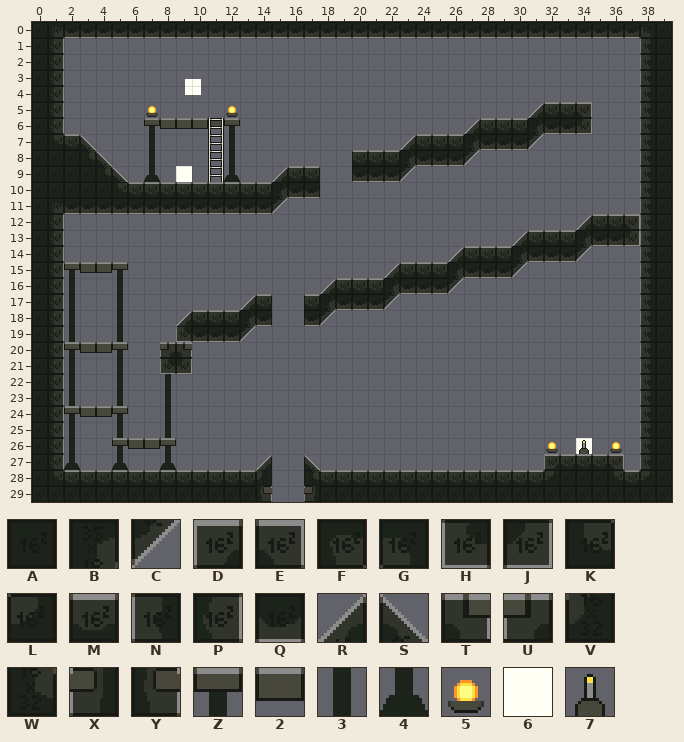
Tiled map, stored at assets/levels/test.tmx. Above, as it was before the edit.
Cells are 16x16 px. Shown: x 0..39, y 0..29.
Key: from "prototype-basic-tiles": A 0, B 3, C 7, D 8, E 9, F 10, G 11, H 12, J 13, K 14, L 15, M 16, N 18, P 19, Q 20, R 24, S 25, T 26, U 27, V 28, W 29, X 30, Y 31, Z 35, 2 37, 3 38, 4 39; from "prototype-interactive-elements": 5 1, 6 4, 7 13.
_ is an empty cell, # one hidden under a higher layer.
Objects are placed by their top-left corner, in cells (3,4 is the top-left corner of cell 3,4); size is 1x1 cell unless given.
Layer "background" before, first column x 0:
 8 _______3____3____
 9 _______4____4____
10 _#_______________
11 _________________
12 _________________
13 _________________
14 _________________
15 _________________
16 __3__3___________
17 __3__3___________
18 __3__3___________
19 __3__3___________
20 _________________
21 __3__3___________
Layer "collision" before, first column x 0:
 0 AFQQQQQQQQQQQQQQQQQQQQQQQQQQQQQQQQQQQQGA
 1 AP____________________________________NA
 2 AP____________________________________NA
 3 AP____________________________________NA
 4 AP____________________________________NA
 5 AP_____________________________RMME___NA
 6 AP_____Z2222Z______________RMMMBQQJ___NA
 7 AKMS___________________RMMMBQQQC______NA
 8 AAAWS_______________MMMBQQQC__________NA
 9 AAAAWS_________RMM__QQQC______________NA
10 AAAAAKMMMMMMMMMBQQ____________________NA
11 AFQQQQQQQQQQQQQC______________________NA
12 AP________________________________RMMENA
13 AP____________________________RMMMBQQJNA
14 AP________________________RMMMBQQQC___NA
15 APZ22Z________________RMMMBQQQC_______NA
16 AP________________RMMMBQQQC___________NA
17 AP___________RM__MBQQQC_______________NA
18 AP_______RMMMBQ__QC___________________NA
19 AP_______HQQQC________________________NA
20 APZ22Z__UT____________________________NA
21 AP______HJ____________________________NA
22 AP____________________________________NA
23 AP____________________________________NA
24 APZ22Z________________________________NA
25 AP____________________________________NA
26 AP___Z22Z_____________________________NA
27 AP____________R__S______________DMMME_NA
28 AKMMMMMMMMMMMMV__WMMMMMMMMMMMMMMLAAAKMLA
29 AAAAAAAAAAAAAAY__XAAAAAAAAAAAAAAAAAAAAAA
Objects on layer "objects" before:
6 "spawn-player" at 9.5,3.6
6 "alien" at 9,9
6 "exit" at 34,26
And afterwards:
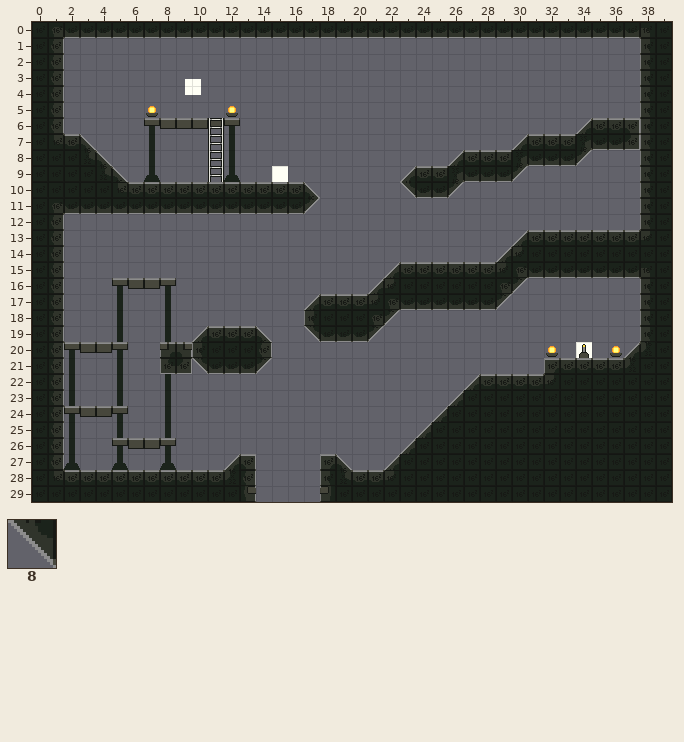
Further tiles: from "prototype-basic-tiles": 8 6.
Changes in this commit:
Changed rows in their new state; . is an unchanged cell.
Layer "background":
first column x 2:
16 _.._...
17 _.....3
18 _.....3
19 _.....3
Layer "collision":
first column x 2:
 5 .............................____....
 6 ........................._______RMME.
 7 ....................._______RMMMBQQJ.
 8 ..................______RMMMBQQQC....
 9 .............___..___RMMBQQQC........
10 .............MMS.....8QQC............
11 .............QQC.....................
12 ................................____.
13 ................................MMMML
14 ........................___RLAAAAAAAA
15 ____....................MMMLFQQQQQQQG
16 ...Z22Z.........___RLAAAAAAFC........
17 ...........__..RMMMLFQQQQQQC.........
18 .......______..NAAAFC................
19 ......._RMMMS..8QQQC.................
20 ........NAAAP......................RV
21 ........8QQQC.................DMMMMVA
22 .........................RMMMMLAAAAAA
23 ........................RAAAAAAAAAAAA
24 .......................RAAAAAAAAAAAAA
25 ......................RAAAAAAAAAAAAAA
26 .....................RAAAAAAAAAAAAAAA
27 ..........RE_.._DS..RAAAAAAAAAAAAAAAA
28 ..........VP_.._NW..LAAAAAAAAAA...AAA
29 ...........Y_.._X....................
Layer "objects":
changed: 6 "alien" at 9,9 -> 6 "alien" at 15,9
changed: 6 "exit" at 34,26 -> 6 "exit" at 34,20
Layer "foreground":
first column x 32:
20 5.7.5
first column x 32:
26 _._._
Where, in picture pixels (left, top, right, bottom), the same in both pictures:
changed: (352, 102, 640, 198)
old place: (176, 166, 192, 182)
changed: (272, 166, 320, 214)
changed: (304, 214, 653, 342)
changed: (64, 262, 272, 374)
changed: (384, 342, 655, 482)
changed: (224, 454, 272, 502)
changed: (304, 454, 352, 502)
